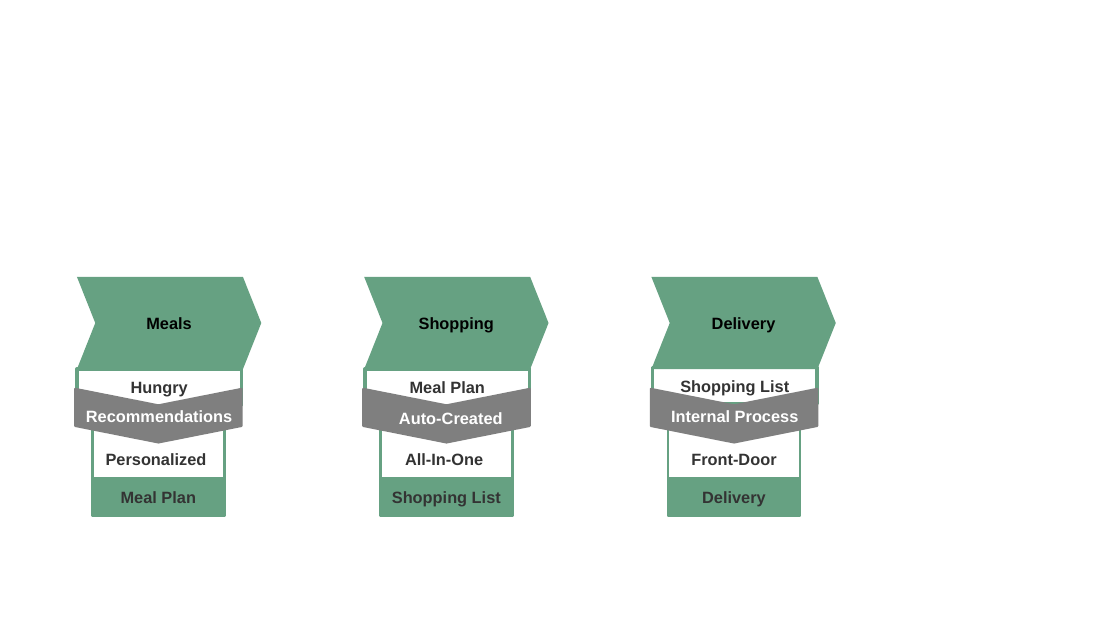
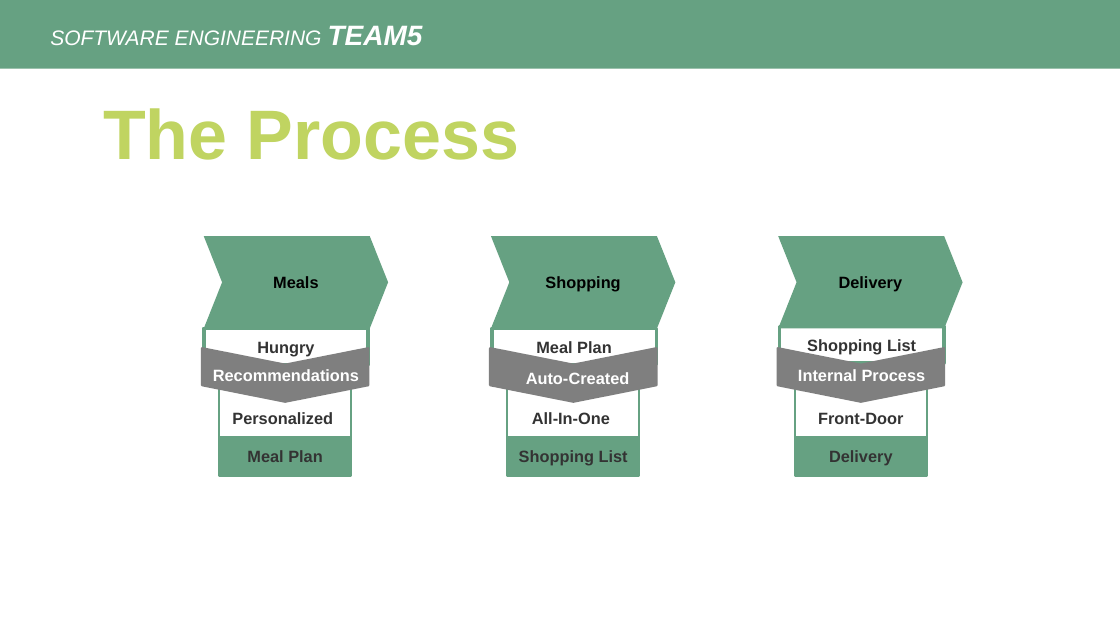
Before and after one commit to skkuse/2020spring_41class_team5, a slide deck: slide 9 of docs/[Team5]proposal.pptx (slide 10 before the commit). Drawn at 1120x630 pixels with LibreOffice and Linux fonts; fonts in the diff are those of the drawing. Boxes give left, top, right and bottom in pixels: in the first picture for what was removed or moved away, otherwise in the second. Text is boxed around its words. In the diff, an @@ line names an element or a change of style, - is before the commit and + after.

Commit message:
update

```diff
--- a/docs/[Team5]proposal.pptx
+++ b/docs/[Team5]proposal.pptx
@@ rectangle added at box(0, 0, 1120, 69), fill #66A182, 18 pt, text #FFFFFF, italic @@
+  SOFTWARE ENGINEERING TEAM5
@@ text added at box(103, 108, 519, 160), 60 pt, text #C0D461, bold @@
+The Process
@@ 9 rectangles, 6 chevrons, 3 texts: place and size @@
-9 rectangles, 6 chevrons, 3 texts at box(76, 277, 836, 517)
+9 rectangles, 6 chevrons, 3 texts at box(202, 236, 963, 476)
```
Also in this commit, not shown: 1 slide removed.
